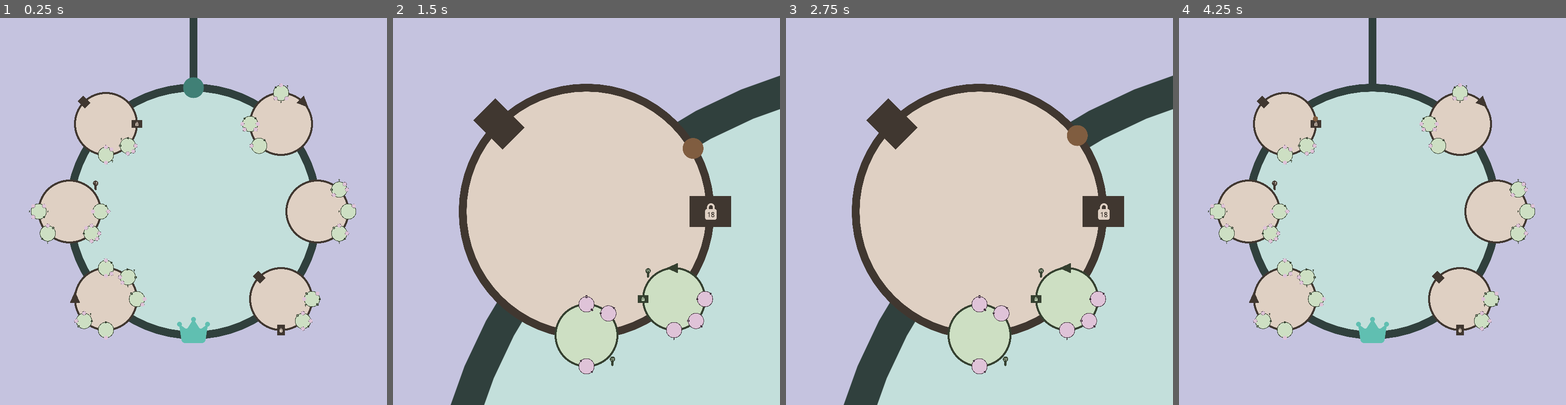
Above: before the commit, frames 1-4 (left to right).
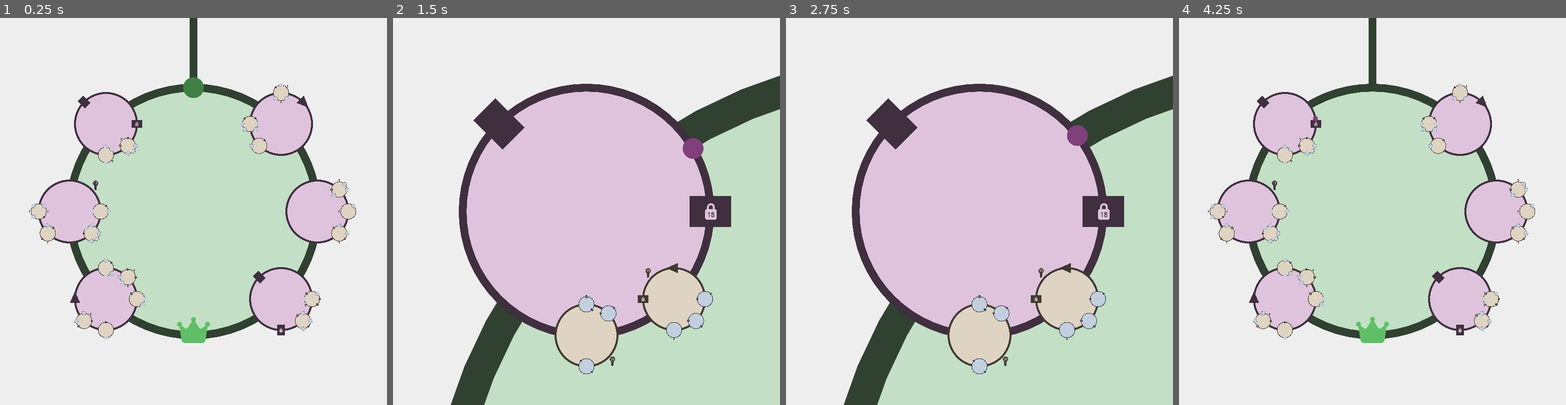
Above: after the commit, the same moments.

Repository: friedev/cycle-delver
Game: Godot game, scene res://src/main.tscn
Same seed, same stepped clock (60 frames per second), same inputs: the game is played once before the commit and once after it.
Inputs (mouse positions are in pixels of both pictures, inside the frame that each line leads up to):
- Up to frame 1 (0.25 s): no input
- Up to frame 2 (1.5 s): tap Enter at 0.5 s; move the mouse to (671, 192) at 0.52 s; tap A (move_ccw) at 0.6 s; click (671, 192) at 0.67 s; move the mouse to (509, 230) at 1.27 s; tap D (move_cw) at 1.35 s; click (509, 230) at 1.42 s
- Up to frame 3 (2.75 s): tap Space at 2 s; move the mouse to (1018, 126) at 2.02 s; hold W (move_out) from 2.03 s (still down); click (1018, 126) at 2.17 s
- Up to frame 4 (4.25 s): tap Enter at 2.75 s; move the mouse to (1353, 288) at 2.77 s; release W (move_out) at 2.78 s; click (1353, 288) at 2.85 s; tap Space at 3.5 s; move the mouse to (1488, 269) at 3.52 s; hold M (toggle_zoom) from 3.53 s (still down); click (1488, 269) at 3.67 s

The runs differ from the first frame. In frame 1, 70% of the frame differs, in the area x 0-100%, y 0-100%; in frame 2, 65%; in frame 3, 65%; in frame 4, 70%.

Commit message:
Use near-white environment clear color

Diff:
--- a/project.godot
+++ b/project.godot
@@ -84,3 +84,4 @@
 
 renderer/rendering_method="gl_compatibility"
 renderer/rendering_method.mobile="gl_compatibility"
+environment/defaults/default_clear_color=Color(0.933333, 0.933333, 0.933333, 1)
--- a/src/vertices/loop.gd
+++ b/src/vertices/loop.gd
@@ -38,21 +38,19 @@
 # 0.33203125
 # 0.3330078125
 
-## Hue of the color of loops for each depth, OFFSET BY 1. Depth 0 is actually
-## used for storing the environment clear color.
+## Hue of the color of loops for each depth.
 static var hues_by_depth: Array[float]
 
 
 ## Get the hue for vertices at this depth.
 static func depth_to_hue(depth_arg: int) -> float:
-	if len(hues_by_depth) < MAX_DEPTH + 2:
-		var hue_count := MAX_DEPTH + 2
+	if len(hues_by_depth) < MAX_DEPTH + 1:
+		var hue_count := MAX_DEPTH + 1
 		var hue_offset := randf() / hue_count
-		for i in range(MAX_DEPTH + 2):
+		for i in range(MAX_DEPTH + 1):
 			hues_by_depth.append(hue_offset + float(i) / hue_count)
 		hues_by_depth.shuffle()
-		RenderingServer.set_default_clear_color(hue_to_fill_color(hues_by_depth[0]))
-	return hues_by_depth[depth_arg + 1]
+	return hues_by_depth[depth_arg]
 
 
 ## Get the fill color associated with a hue.
